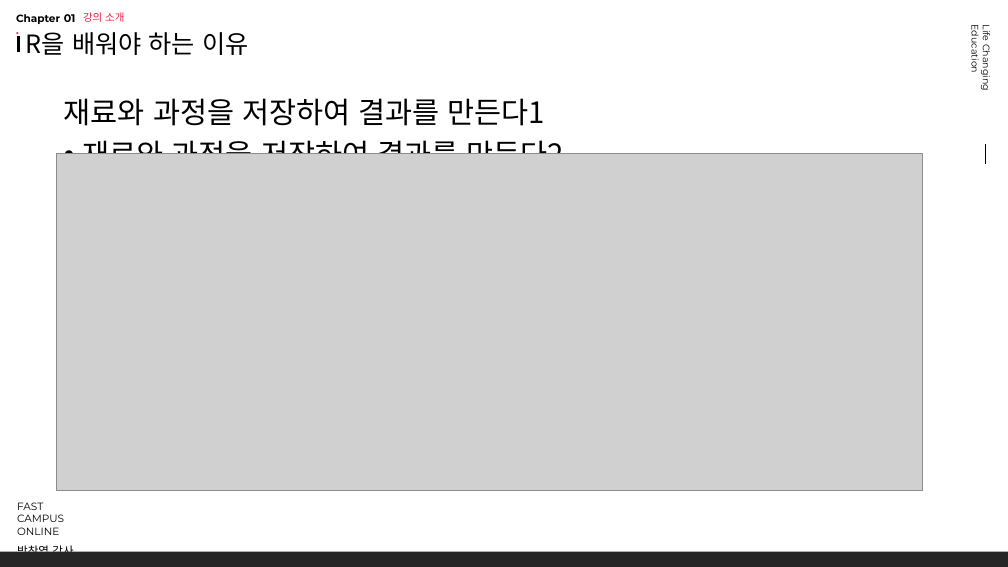
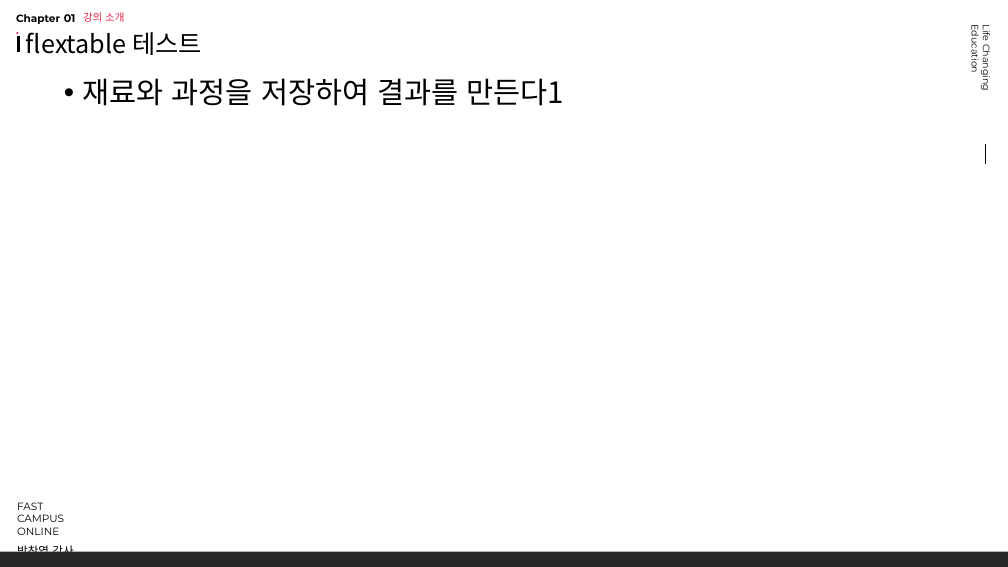
Before and after one commit to mrchypark/fcf-R-basic, a slide deck: slide 3 of slide/chapter01_01.pptx (slide 2 before the commit). Drawn at 1008x567 pixels with LibreOffice and Linux fonts; fonts in the diff are those of the drawing; grey boxes stand for pictures; background and template pictures are left out. Boxes give left, top, right and bottom in pixels: in the first picture for what was removed or moved away, otherwise in the second. Text is boxed around its words. In the diff, an @@ line names an element or a change of style, - is before the commit and + after.

```diff
--- a/slide/chapter01_01.pptx
+++ b/slide/chapter01_01.pptx
@@ title at (x1=26, y1=32, x2=202, y2=55): text changed @@
-R을 배워야 하는 이유
+flextable 테스트
@@ text at (x1=83, y1=78, x2=564, y2=106): text changed @@
-• 재료와 과정을 저장하여 결과를 만든다1
-  재료와 과정을 저장하여 결과를 만든다2
+• 재료와 과정을 저장하여 결과를 만든다1
@@ picture removed at (x1=57, y1=154, x2=923, y2=491) @@
```
Also in this commit, not shown: 1 slide added, 4 other files.
